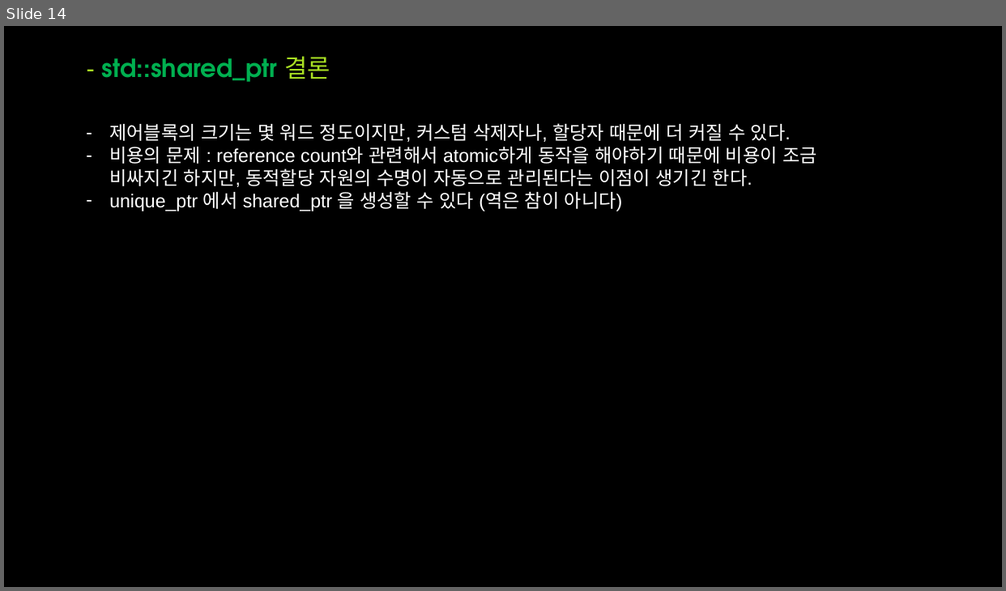
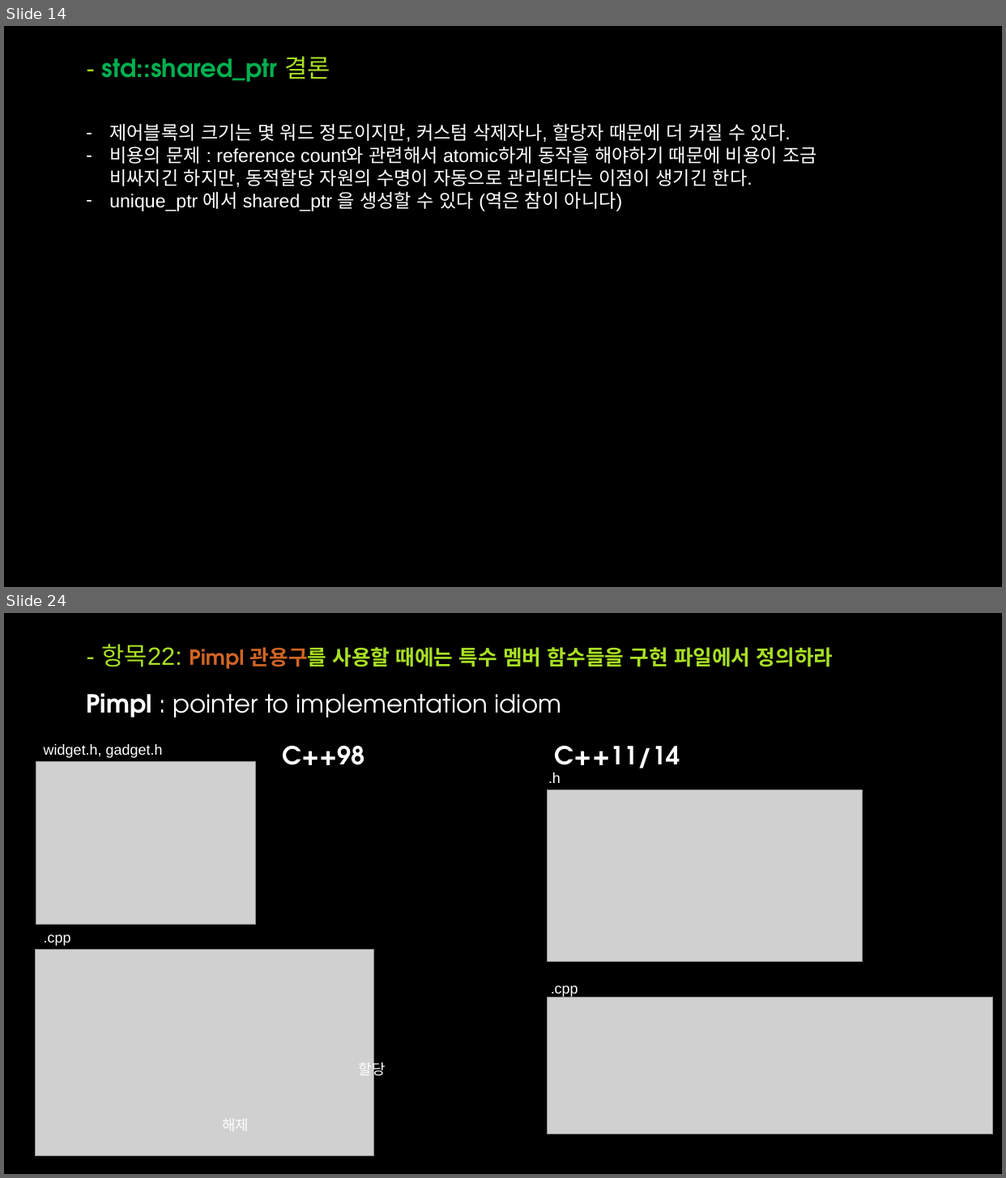
Before and after one commit to OptimizationStudy/Repo2018, a slide deck: PPT/ModernCppStudy_7_(18~22).pptx. Shown one above the other, each under a label of ours: slide 14 before the commit, slides 14 and 24 after it; the slides between them are not shown. The pictures are 1006x591 and 1006x1178 pixels, drawn with LibreOffice and Linux fonts; fonts in the diff are those of the drawing; grey boxes stand for pictures; background and template pictures are left out. Boxes give left, top, right and bottom in pixels: in the first picture for what was removed or moved away, otherwise in the second. Text is boxed around its words. In the diff, an @@ line names an element or a change of style, - is before the commit and + after.

```diff
--- a/PPT/ModernCppStudy_7_(18~22).pptx
+++ b/PPT/ModernCppStudy_7_(18~22).pptx
@@ slide 24 added at <box>4,613,1002,1174</box>, background picture (left out) @@
@@ title added at <box>101,644,833,669</box>, 20 pt, text #A9E023, bold @@
+- 항목22: Pimpl 관용구를 사용할 때에는 특수 멤버 함수들을 구현 파일에서 정의하라
@@ text added at <box>86,693,562,717</box>, 24 pt, text #FFFFFF @@
+Pimpl : pointer to implementation idiom
@@ text added at <box>44,744,163,758</box>, 14 pt, text #FFFFFF @@
+widget.h, gadget.h
@@ text added at <box>282,746,365,765</box>, 24 pt, text #FFFFFF, bold @@
+C++98
@@ text added at <box>555,746,680,776</box>, 24 pt, text #FFFFFF, bold @@
+C++11/14
@@ picture added at <box>36,762,256,925</box> @@
@@ text added at <box>548,773,560,783</box>, 14 pt, text #FFFFFF @@
+.h
@@ picture added at <box>548,790,863,962</box> @@
@@ picture added at <box>36,950,374,1157</box> @@
@@ text added at <box>44,935,71,946</box>, 14 pt, text #FFFFFF @@
+.cpp
@@ picture added at <box>548,997,993,1134</box> @@
@@ text added at <box>551,986,578,997</box>, 14 pt, text #FFFFFF @@
+.cpp
@@ text added at <box>359,1060,386,1080</box>, 14 pt, text #FFFFFF @@
+할당
@@ text added at <box>222,1119,249,1131</box>, 14 pt, text #FFFFFF @@
+해제
```
Also in this commit, not shown: 15 other slides added.
